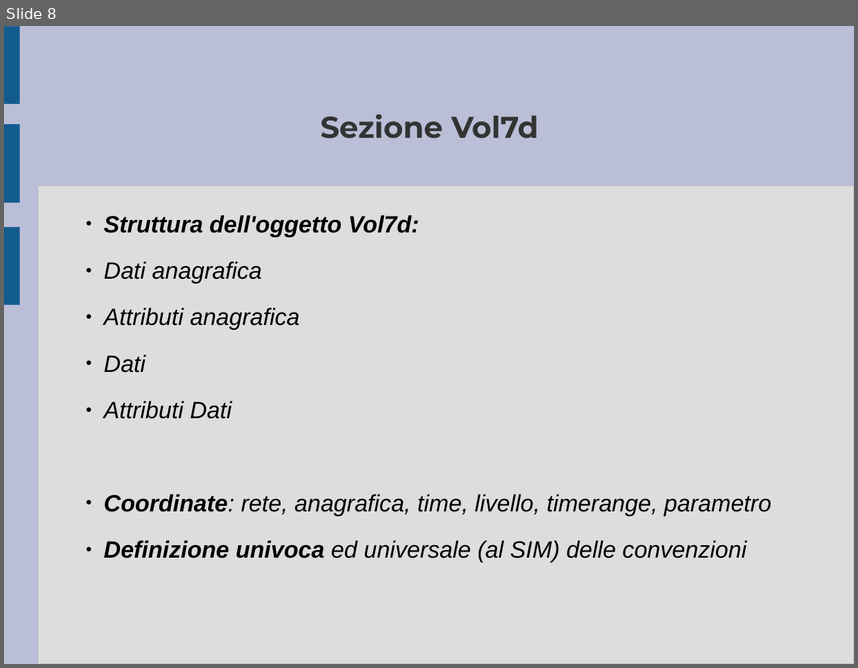
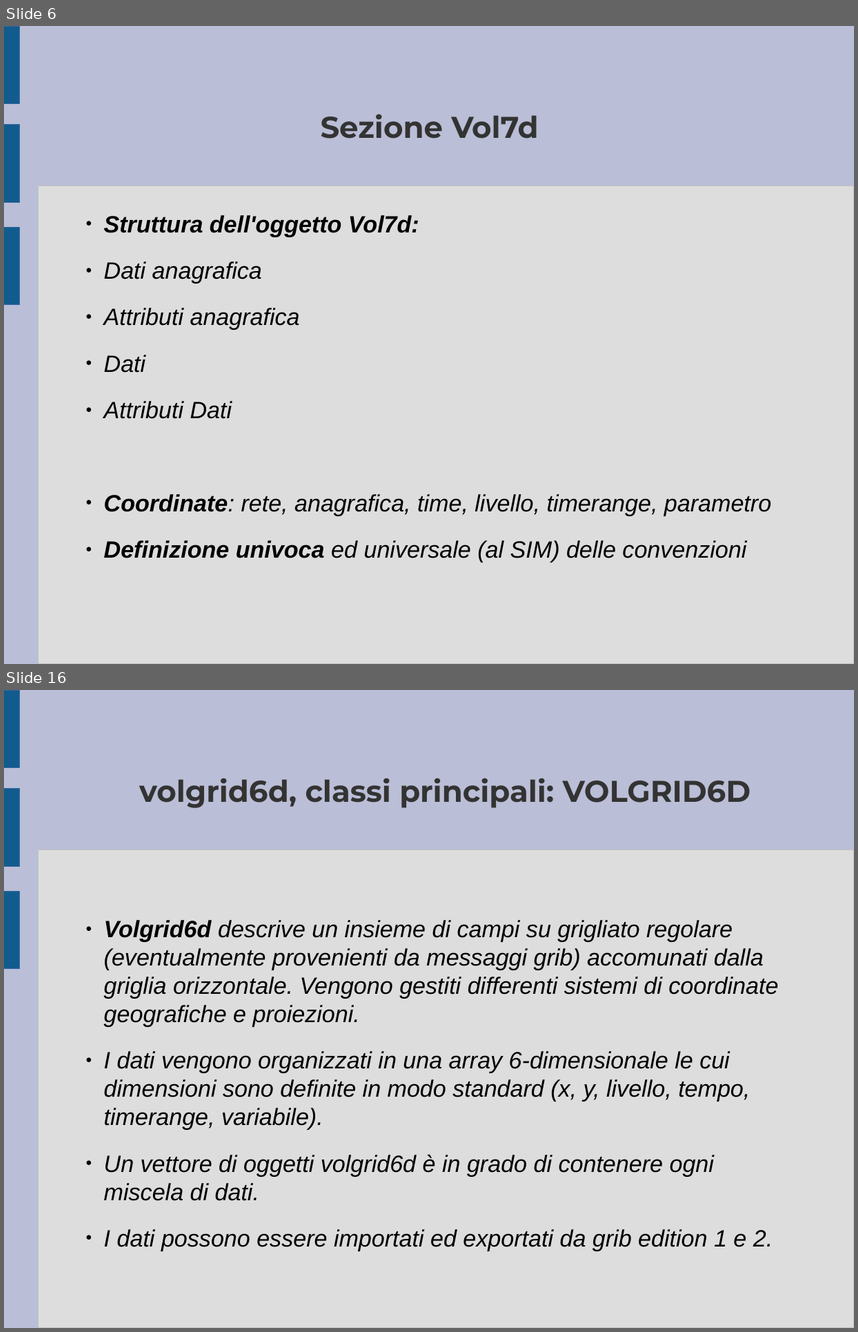
Before and after one commit to ARPA-SIMC/libsim, a slide deck: doc/breve_presentazione.odp. Shown one above the other, each under a label of ours: slide 8 before the commit, slides 6 and 16 after it; the slides between them are not shown. The pictures are 858x668 and 858x1332 pixels, drawn with LibreOffice and Linux fonts; fonts in the diff are those of the drawing. Boxes give left, top, right and bottom in pixels: in the first picture for what was removed or moved away, otherwise in the second. Text is boxed around its words. In the diff, an @@ line names an element or a change of style, - is before the commit and + after.

```diff
--- a/doc/breve_presentazione.odp
+++ b/doc/breve_presentazione.odp
@@ slide 16 added at [4,690,854,1328], background #BABED6; not listed: 4 template elements that a slide beside it also shows @@
@@ title added at [139,778,751,808], 28 pt, text #333333, bold @@
+volgrid6d, classi principali: VOLGRID6D
@@ subtitle added at [104,920,778,1251], 22 pt, text #000000, italic @@
+  ● Volgrid6d descrive un insieme di campi su grigliato regolare (eventualmente provenienti da messaggi grib) accomunati dalla griglia orizzontale. Vengono gestiti differenti sistemi di coordinate geografiche e proiezioni.
+  ● I dati vengono organizzati in una array 6-dimensionale le cui dimensioni sono definite in modo standard (x, y, livello, tempo, timerange, variabile).
+  ● Un vettore di oggetti volgrid6d è in grado di contenere ogni miscela di dati.
+  ● I dati possono essere importati ed exportati da grib edition 1 e 2.
@@ what was slide 8 is now slide 6 @@
```
Also in this commit, not shown: 8 slides changed, 11 other slides added, 2 slides removed, 10 other files.
